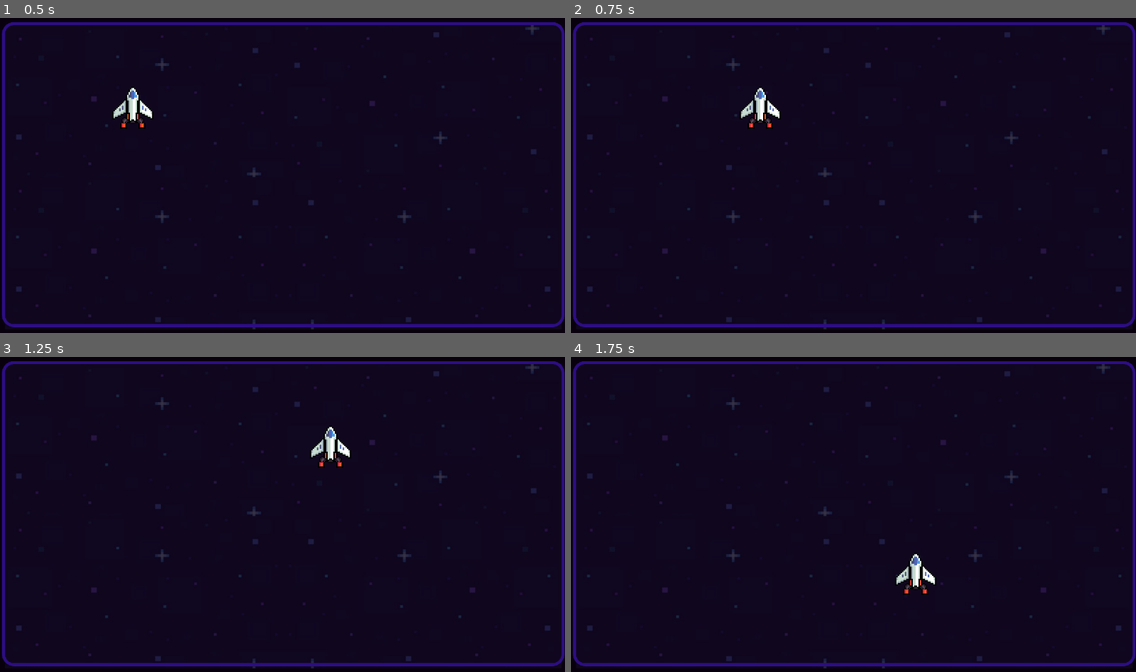
Above: before the commit, frames 1-4 (two rows, left to right).
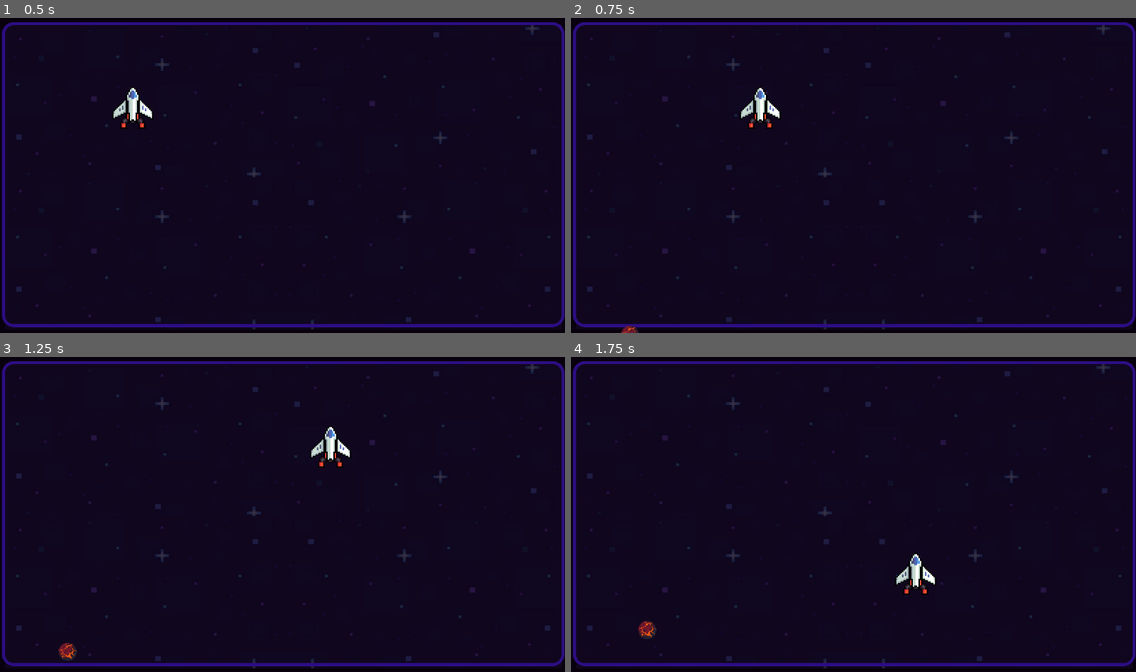
Above: after the commit, the same moments.

Repository: Guilherme-Abraao/ux-game
Game: Godot game, scene res://sapace.tscn
The game is run twice, just before and just after one commit, with the same random seed, the same clock (stepped at 60 frames per second) and the same inputs.
Inputs:
- Up to frame 1 (0.5 s): no input
- Up to frame 2 (0.75 s): tap Enter at 0.5 s; hold Right (ui_right) from 0.53 s (still down)
- Up to frame 3 (1.25 s): keep holding Right (ui_right)
- Up to frame 4 (1.75 s): release Right (ui_right) at 1.28 s; hold Down (ui_down) from 1.28 s (still down)

Frame 1 is identical in both runs. In frame 2, less than 0.1% of the frame differs, in the area x 8-12%, y 97-100%; in frame 3, 0.1%, in the area x 10-14%, y 90-97%; in frame 4, 0.1%.

Commit message:
Adicionando asteroide

Diff:
--- /dev/null
+++ b/cenas/Asteroid.tscn
@@ -0,0 +1,16 @@
+[gd_scene load_steps=4 format=3 uid="uid://bo7hk4648rlnu"]
+
+[ext_resource type="Texture2D" uid="uid://bo5r0pq8xqnto" path="res://asset/Lava 1.png" id="1_8sovw"]
+[ext_resource type="Script" path="res://scripts/Asteroid.gd" id="2_3hpve"]
+
+[sub_resource type="CircleShape2D" id="CircleShape2D_hdwyw"]
+radius = 75.1038
+
+[node name="Asteroid" type="Sprite2D"]
+position = Vector2(116, 108)
+scale = Vector2(0.253333, 0.253333)
+texture = ExtResource("1_8sovw")
+script = ExtResource("2_3hpve")
+
+[node name="CollisionShape2D" type="CollisionShape2D" parent="."]
+shape = SubResource("CircleShape2D_hdwyw")
--- /dev/null
+++ b/cenas/Main.tscn
@@ -0,0 +1,10 @@
+[gd_scene load_steps=2 format=3 uid="uid://egj81lri5bcl"]
+
+[ext_resource type="Script" path="res://scripts/Asteroid.gd" id="1_ww85f"]
+
+[node name="Node2D" type="Node2D"]
+script = ExtResource("1_ww85f")
+
+[node name="SpawnTimer" type="Timer" parent="."]
+wait_time = 2.0
+autostart = true
--- a/sapace.tscn
+++ b/sapace.tscn
@@ -1,10 +1,12 @@
-[gd_scene load_steps=11 format=3 uid="uid://b4n5u3lrpw7s"]
+[gd_scene load_steps=14 format=3 uid="uid://b4n5u3lrpw7s"]
 
 [ext_resource type="Texture2D" uid="uid://chh1svybeu0ud" path="res://asset/nave.png" id="1_4rhmt"]
+[ext_resource type="Script" path="res://scripts/space.gd" id="1_qmn13"]
 [ext_resource type="Script" path="res://scripts/nave.gd" id="1_y0o1w"]
 [ext_resource type="PackedScene" uid="uid://ds23m4ungog48" path="res://prefabs/pause_menu.tscn" id="3_yhvdh"]
 [ext_resource type="Texture2D" uid="uid://cg5pn4rnbmyng" path="res://asset/Background/BG.png" id="4_foun3"]
 [ext_resource type="Shader" path="res://shaders/moviment_bg.gdshader" id="4_wg5yt"]
+[ext_resource type="PackedScene" uid="uid://bo7hk4648rlnu" path="res://cenas/Asteroid.tscn" id="7_7ft2b"]
 
 [sub_resource type="RectangleShape2D" id="RectangleShape2D_27gqx"]
 size = Vector2(1208, 20)
@@ -21,17 +23,18 @@
 [sub_resource type="ShaderMaterial" id="ShaderMaterial_qxylm"]
 shader = ExtResource("4_wg5yt")
 
+[sub_resource type="CircleShape2D" id="CircleShape2D_eau0j"]
+radius = 19.0
+
 [node name="Space" type="Node2D"]
+script = ExtResource("1_qmn13")
 
 [node name="nave" type="CharacterBody2D" parent="."]
 texture_filter = 1
 position = Vector2(313, 218)
 script = ExtResource("1_y0o1w")
 
-[node name="CharacterBody2D" type="CharacterBody2D" parent="nave"]
-
 [node name="CollisionPolygon2D" type="CollisionPolygon2D" parent="nave"]
-visible = false
 position = Vector2(-30.8316, -27.45)
 scale = Vector2(0.609623, 0.609623)
 polygon = PackedVector2Array(-5, -63, 4, -63, 29, -17, 72, 24, 72, 52, 63, 53, 30.8906, 30.2646, 22.6888, 31.905, 22.68 …(289 unchanged characters)…
@@ -85,3 +88,17 @@
 scale = Vector2(0.651563, 0.65)
 texture = ExtResource("4_foun3")
 centered = false
+
+[node name="SpawnTimer" type="Timer" parent="."]
+
+[node name="Node2D" type="Node2D" parent="."]
+position = Vector2(98, 72)
+
+[node name="Asteroid" parent="Node2D" instance=ExtResource("7_7ft2b")]
+position = Vector2(0, 0)
+
+[node name="RigidBody2D" type="RigidBody2D" parent="Node2D/Asteroid"]
+
+[node name="CollisionShape2D2" type="CollisionShape2D" parent="Node2D/Asteroid/RigidBody2D"]
+scale = Vector2(3.94737, 3.94737)
+shape = SubResource("CircleShape2D_eau0j")
--- /dev/null
+++ b/scripts/Asteroid.gd
@@ -0,0 +1,27 @@
+extends Node2D
+
+const SPEED = 100.0
+var velocity = Vector2.ZERO
+
+# Exporta a cena do asteroide para ser configurada no editor
+@export var asteroid_scene: PackedScene
+
+func _ready():
+	randomize()
+	# Definir uma velocidade aleatória
+	var angle = randf() * PI * 2
+	velocity = Vector2(cos(angle), sin(angle)) * SPEED
+
+func _physics_process(delta):
+	position += velocity * delta
+
+	# Verificar limites da tela e reposicionar se necessário
+	if position.x < 0:
+		position.x = get_viewport_rect().size.x
+	elif position.x > get_viewport_rect().size.x:
+		position.x = 0
+
+	if position.y < 0:
+		position.y = get_viewport_rect().size.y
+	elif position.y > get_viewport_rect().size.y:
+		position.y = 0
--- /dev/null
+++ b/scripts/Main.gd
@@ -0,0 +1,20 @@
+extends Node2D
+
+# Exporta a cena do asteroide para ser configurada no editor
+export(PackedScene) var AsteroidScene
+const ASTEROID_SPAWN_INTERVAL = 2.0
+
+func _ready():
+	var spawn_timer = $SpawnTimer
+	spawn_timer.wait_time = ASTEROID_SPAWN_INTERVAL
+	spawn_timer.connect("timeout", self, "_on_spawn_timer_timeout")
+	spawn_timer.start()
+
+func _on_spawn_timer_timeout():
+	if AsteroidScene:
+		var asteroid = AsteroidScene.instance()
+		add_child(asteroid)
+		asteroid.position = Vector2(
+			randi() % int(get_viewport_rect().size.x),
+			randi() % int(get_viewport_rect().size.y)
+		)
--- /dev/null
+++ b/scripts/space.gd
@@ -0,0 +1,11 @@
+extends Node2D
+
+
+# Called when the node enters the scene tree for the first time.
+func _ready():
+	pass # Replace with function body.
+
+
+# Called every frame. 'delta' is the elapsed time since the previous frame.
+func _process(delta):
+	pass
Binary file added: asset/Lava 1.png
Not shown, added: asset/Lava 1.png.import
